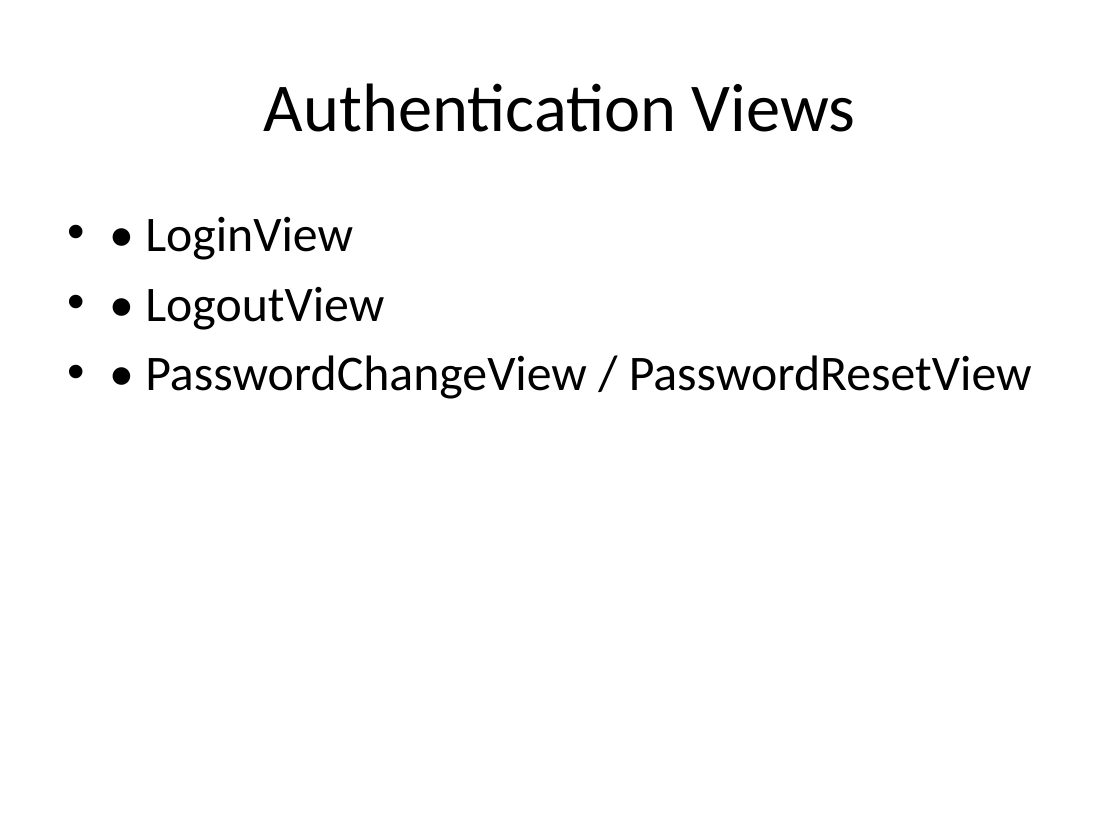
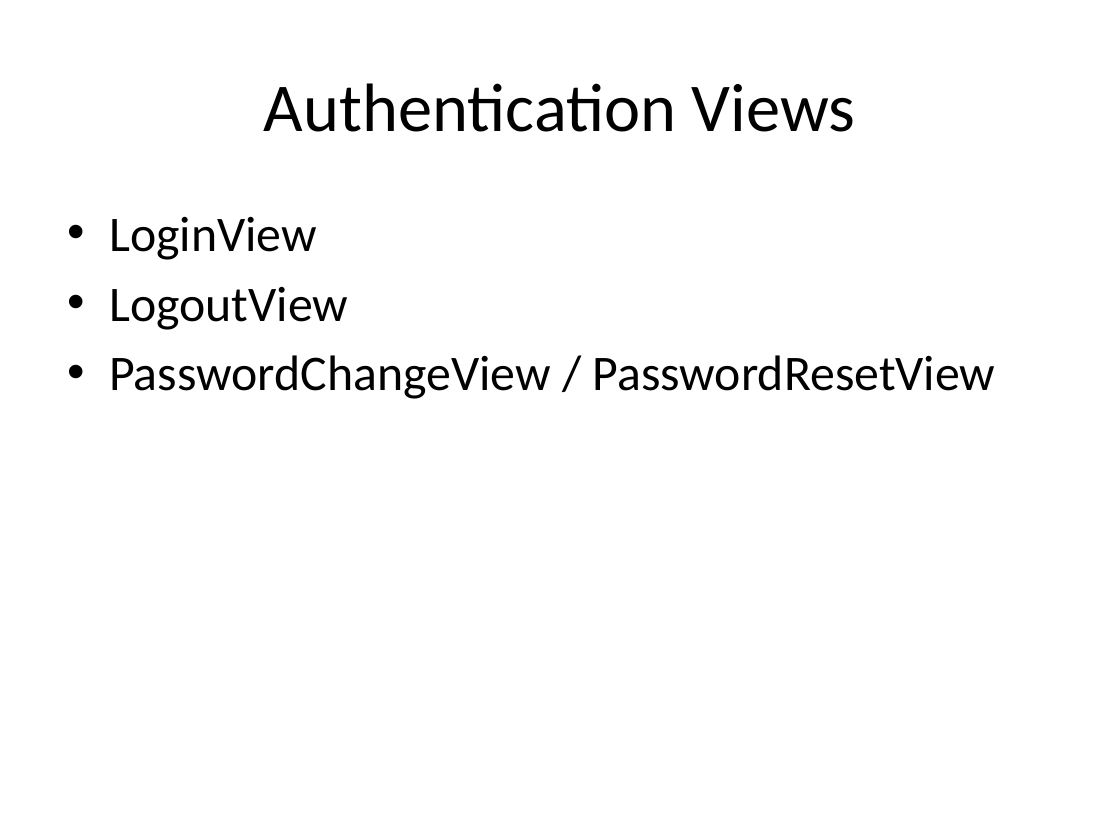
Before and after one commit to seanwhs/Django-Authorization-Crash-Course, a slide deck: slide 11 of django_auth_slides.pptx (slide 7 before the commit). Drawn at 1120x840 pixels with LibreOffice and Linux fonts; fonts in the diff are those of the drawing. Boxes give left, top, right and bottom in pixels: in the first picture for what was removed or moved away, otherwise in the second. Text is boxed around its words. In the diff, an @@ line names an element or a change of style, - is before the commit and + after.

```diff
--- a/django_auth_slides.pptx
+++ b/django_auth_slides.pptx
@@ text at [109,216,996,399]: text changed @@
-• • LoginView
-• • LogoutView
-• • PasswordChangeView / PasswordResetView
+• LoginView
+• LogoutView
+• PasswordChangeView / PasswordResetView
```
Also in this commit, not shown: 8 other slides changed, 4 slides added.
